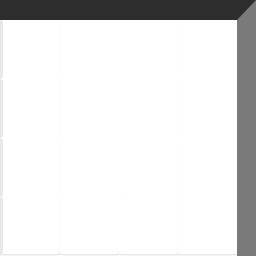
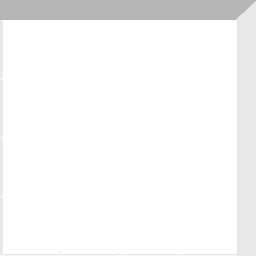
Before/after of a 256×256 layered artwork. What changed in the layer stack:
painted on "Paint Layer 2 (pasted)" (2nd of 2) over [left=0, top=0, right=256, bottom=256]
